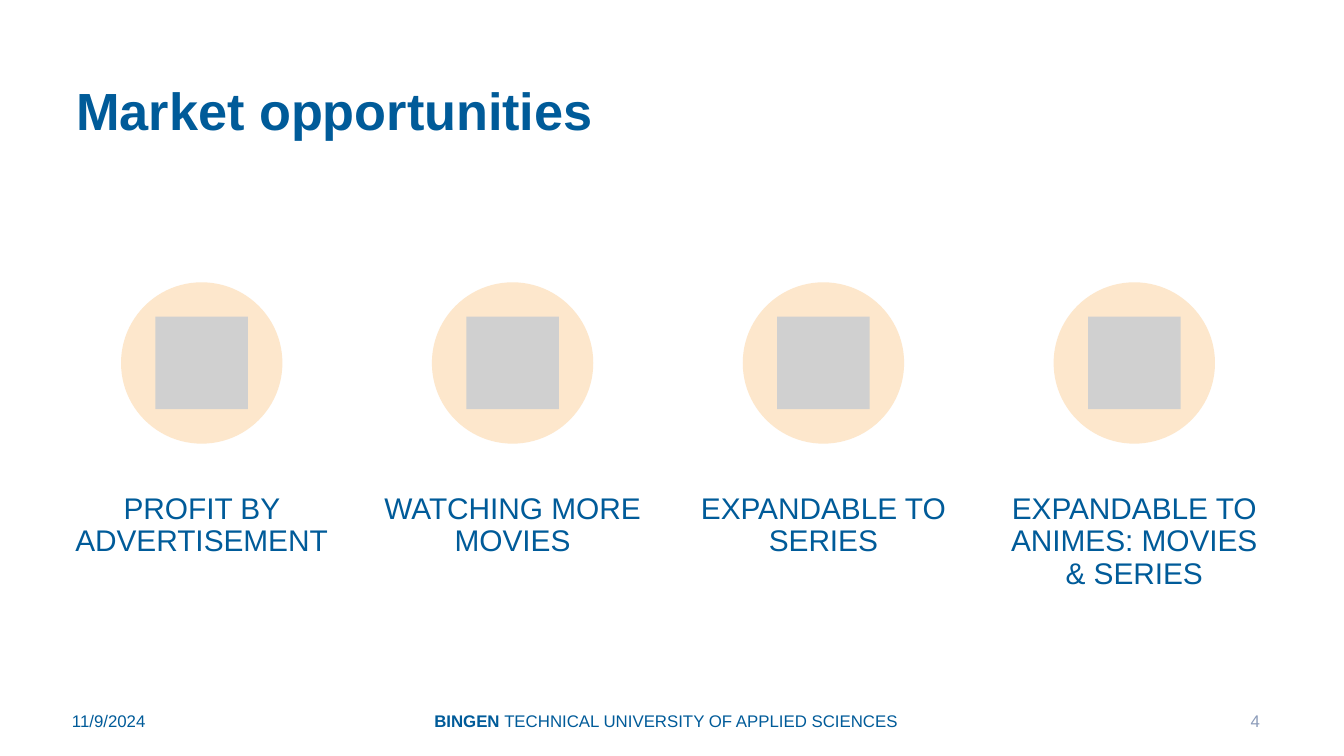
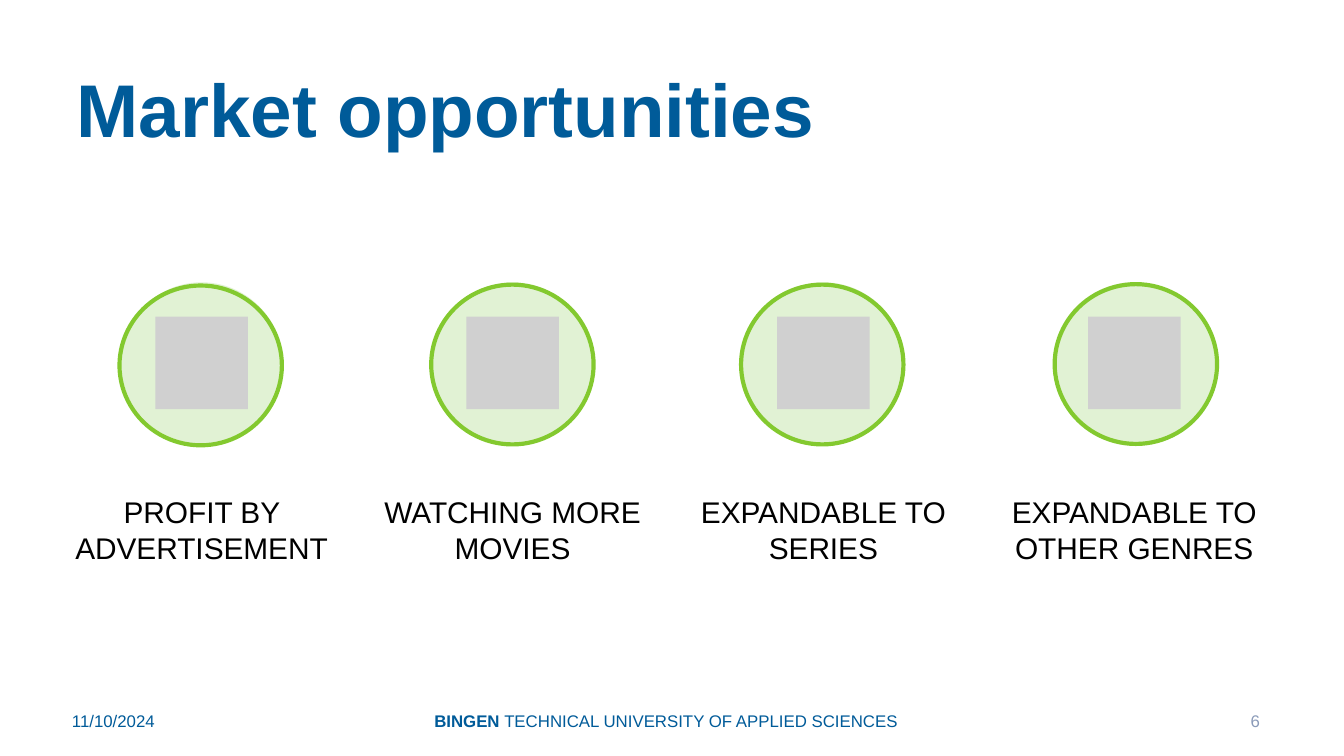
Before and after one commit to Padinator/Watch-Tip, a slide deck: slide 6 of slides-decks/pitch-presentation.pptx (slide 4 before the commit). Drawn at 1344x756 pixels with LibreOffice and Linux fonts; fonts in the diff are those of the drawing; grey boxes stand for pictures; background and template pictures are left out. Boxes give left, top, right and bottom in pixels: in the first picture for what was removed or moved away, otherwise in the second. Text is boxed around its words. In the diff, an @@ line names an element or a change of style, - is before the commit and + after.

```diff
--- a/slides-decks/pitch-presentation.pptx
+++ b/slides-decks/pitch-presentation.pptx
@@ title "Market opportunities" at bbox=[76, 83, 814, 151]: size 28 to 40 pt @@
@@ ellipse added at bbox=[120, 285, 282, 445], outline #83C92F 2.25 pt @@
@@ ellipse added at bbox=[431, 285, 594, 445], outline #83C92F 2.25 pt @@
@@ ellipse added at bbox=[741, 285, 903, 445], outline #83C92F 2.25 pt @@
@@ fill #FEE8CD to #E2F2D4 in 4 elements at bbox=[121, 282, 282, 444], bbox=[431, 282, 593, 444], bbox=[743, 282, 905, 444], bbox=[1054, 282, 1215, 444] @@
@@ ellipse added at bbox=[1055, 284, 1218, 444], outline #83C92F 2.25 pt @@
@@ text colour #005B99 to #000000; line spacing 0.9 to 1 in 3 elements at bbox=[75, 502, 327, 560], bbox=[384, 502, 640, 560], bbox=[701, 502, 946, 560] @@
@@ text at bbox=[1012, 502, 1257, 560]: text changed; text colour #005B99 to #000000 @@
-EXPANDABLE TO ANIMES: MOVIES & SERIES
+EXPANDABLE TO OTHER GENRES
@@ text at bbox=[72, 714, 155, 727]: text changed @@
-11/9/2024
+11/10/2024
@@ page number at bbox=[1251, 715, 1260, 727]: text changed @@
-4
+6
```
Also in this commit, not shown: 6 other slides changed, 2 slides added, 1 other file.
